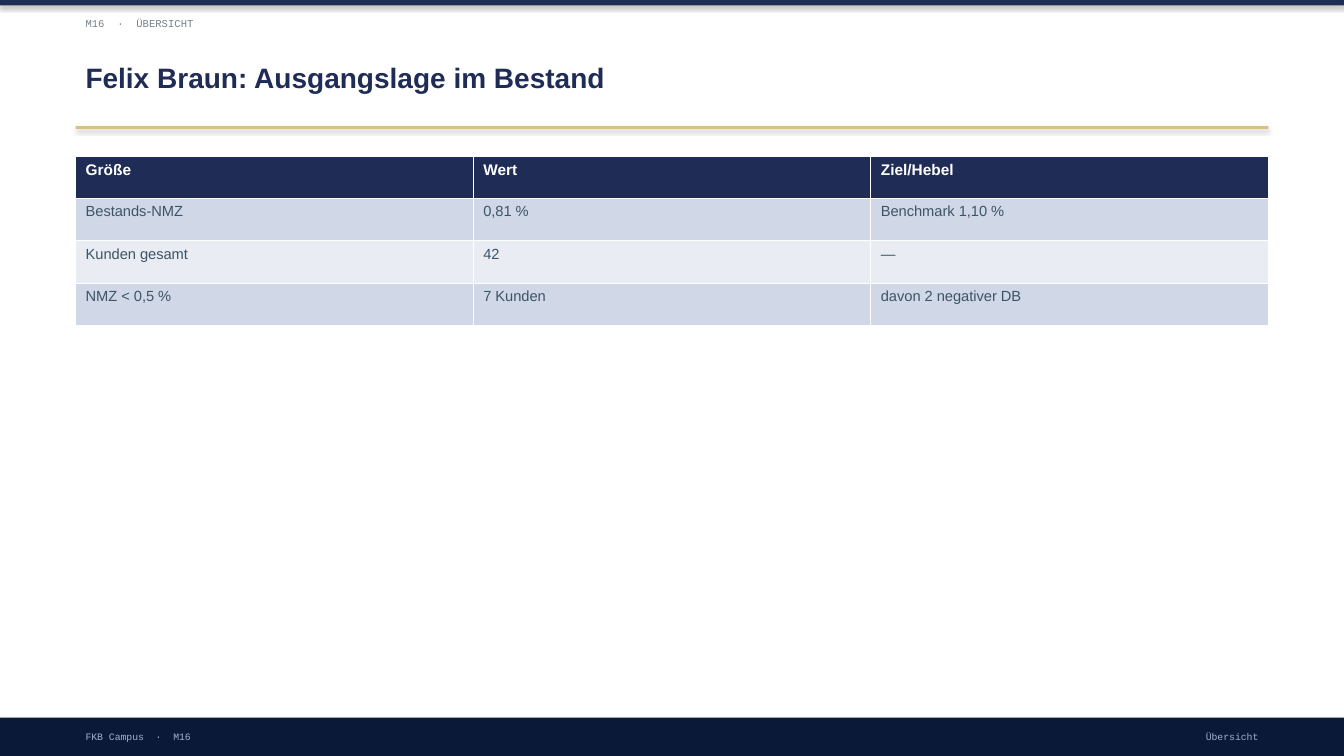
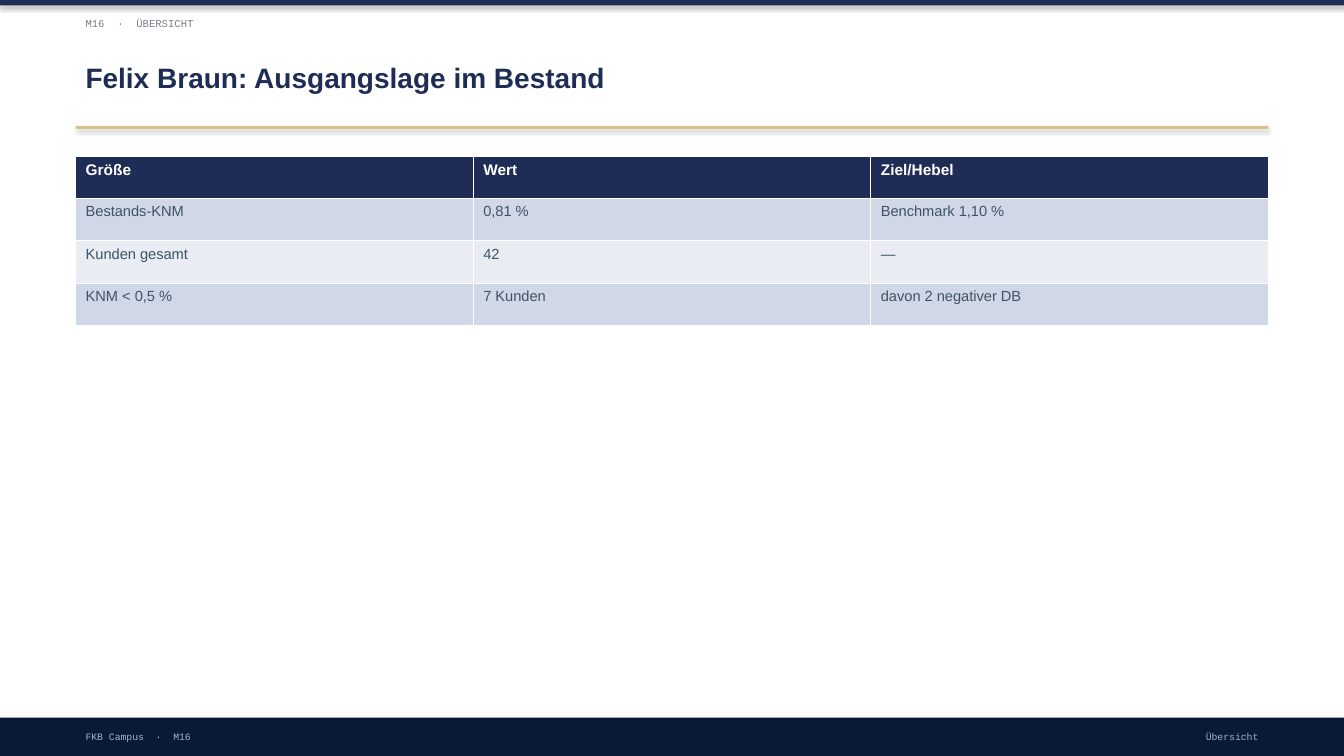
Before and after one commit to ck5rqc47pr-byte/firmenkundenakademie-online, a slide deck: slide 14 of protected-downloads/praesentation/M16.pptx. Drawn at 1344x756 pixels with LibreOffice and Linux fonts; fonts in the diff are those of the drawing. Boxes give left, top, right and bottom in pixels: in the first picture for what was removed or moved away, otherwise in the second. Text is boxed around its words. In the diff, an @@ line names an element or a change of style, - is before the commit and + after.

```diff
--- a/protected-downloads/praesentation/M16.pptx
+++ b/protected-downloads/praesentation/M16.pptx
@@ table at [76,156,1267,326] @@
-row 2, column 1: Bestands-NMZ
+row 2, column 1: Bestands-KNM
-row 4, column 1: NMZ < 0,5 %
+row 4, column 1: KNM < 0,5 %
```
Also in this commit, not shown: 15 other slides changed, 7 other files.
